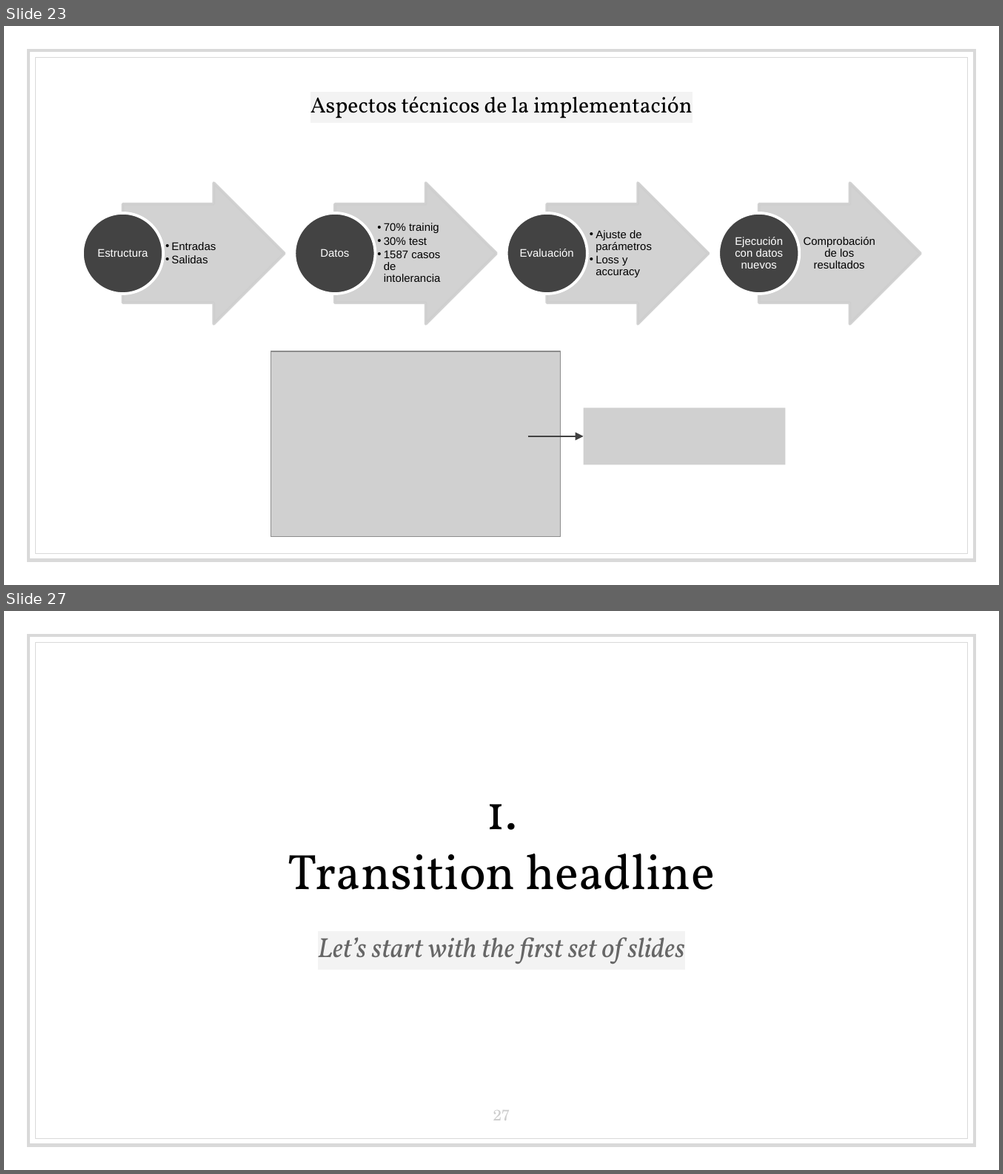
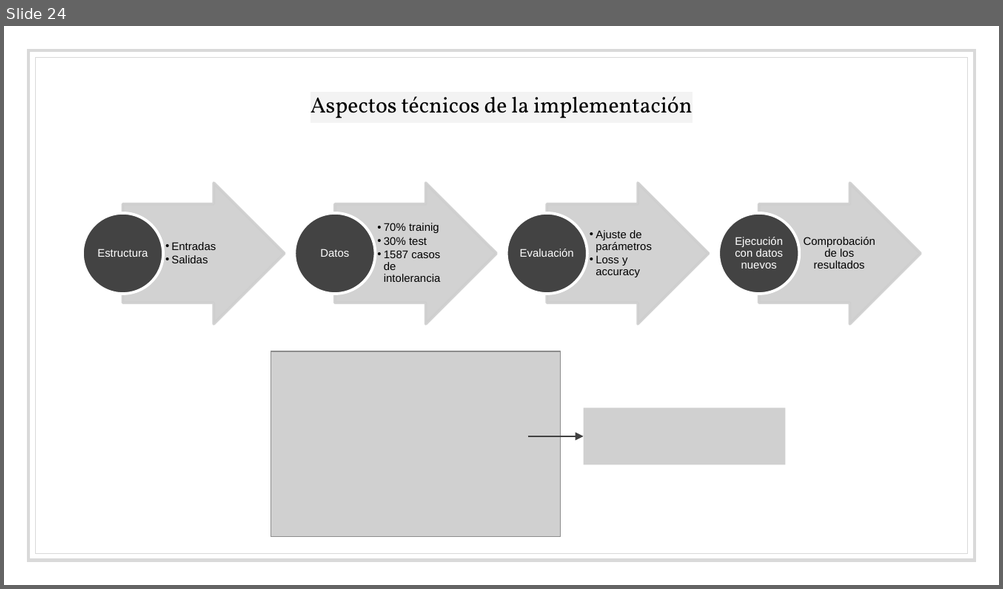
Before and after one commit to bserranoanton/TFG-mates, a slide deck: Defensa/transparenciasDefensa.pptx. Shown one above the other, each under a label of ours: slides 23 and 27 before the commit, slide 24 after it; the slides between them are not shown. The pictures are 1003x1174 and 1003x589 pixels, drawn with LibreOffice and Linux fonts; fonts in the diff are those of the drawing; grey boxes stand for pictures. Boxes give left, top, right and bottom in pixels: in the first picture for what was removed or moved away, otherwise in the second. Text is boxed around its words. In the diff, an @@ line names an element or a change of style, - is before the commit and + after.

```diff
--- a/Defensa/transparenciasDefensa.pptx
+++ b/Defensa/transparenciasDefensa.pptx
@@ slide 27 removed at box(4, 611, 999, 1170), background #FFFFFF; not listed: 2 template elements that a slide beside it also shows @@
@@ title removed at box(288, 804, 714, 890) @@
-1.
-Transition headline
@@ subtitle removed at box(318, 937, 685, 964) @@
-Let’s start with the first set of slides
@@ page number removed at box(493, 1111, 510, 1121) @@
-27
@@ what was slide 23 is now slide 24 @@
```
Also in this commit, not shown: 1 slide changed, 3 slides added, 27 other slides removed, 5 other files.
